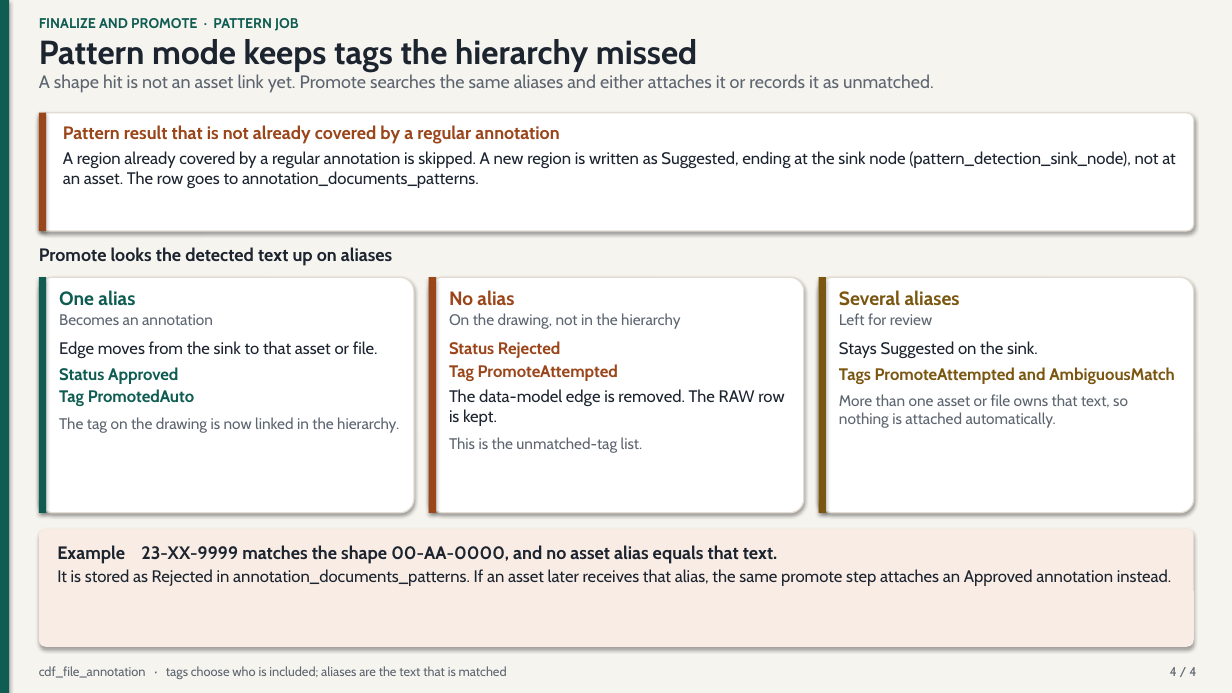
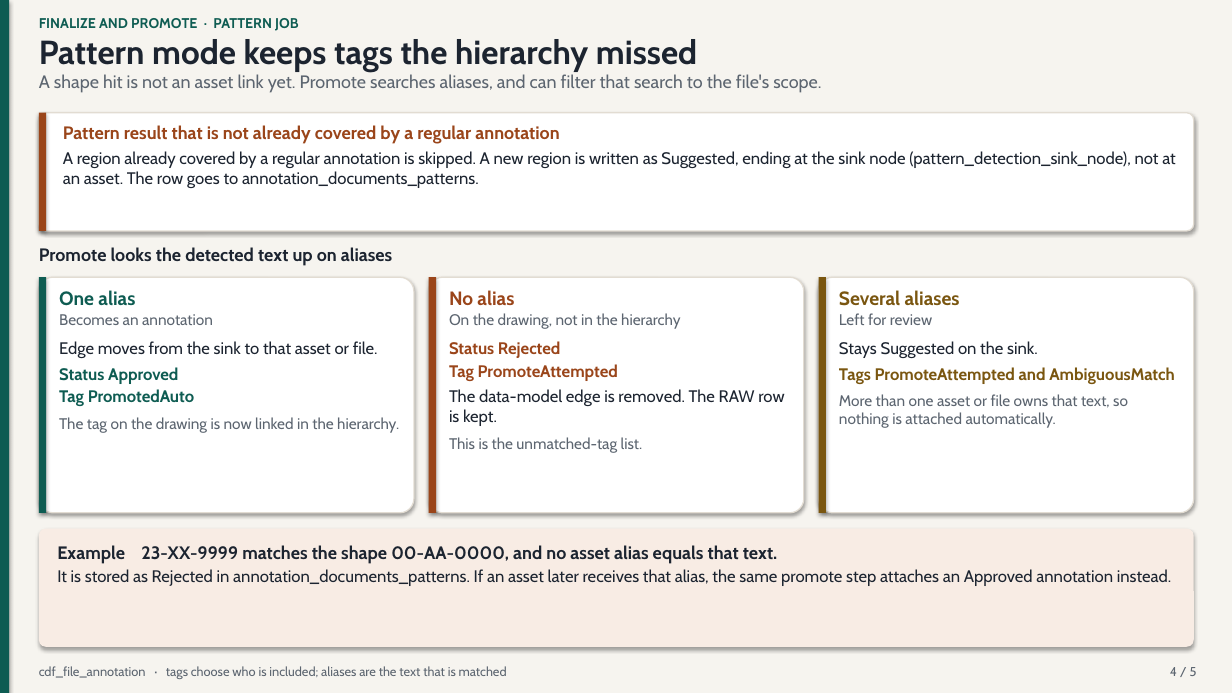
Before and after one commit to cognitedata/library, a slide deck: slide 4 of modules/contextualization/cdf_file_annotation/detailed_guides/file-annotation-processing-flow.pptx. Drawn at 1232x693 pixels with LibreOffice and Linux fonts; fonts in the diff are those of the drawing. Boxes give left, top, right and bottom in pixels: in the first picture for what was removed or moved away, otherwise in the second. Text is boxed around its words. In the diff, an @@ line names an element or a change of style, - is before the commit and + after.

Commit message:
verifies asset link if single link is found

```diff
--- a/modules/contextualization/cdf_file_annotation/detailed_guides/file-annotation-processing-flow.pptx
+++ b/modules/contextualization/cdf_file_annotation/detailed_guides/file-annotation-processing-flow.pptx
@@ text at [39,74,821,93]: text changed @@
-A shape hit is not an asset link yet. Promote searches the same aliases and either attaches it or records it as unmatched.
+A shape hit is not an asset link yet. Promote searches aliases, and can filter that search to the file's scope.
@@ text at [1170,667,1197,676]: text changed @@
-4 / 4
+4 / 5
```
Also in this commit, not shown: 3 other slides changed, 1 slide added, 4 other files.
